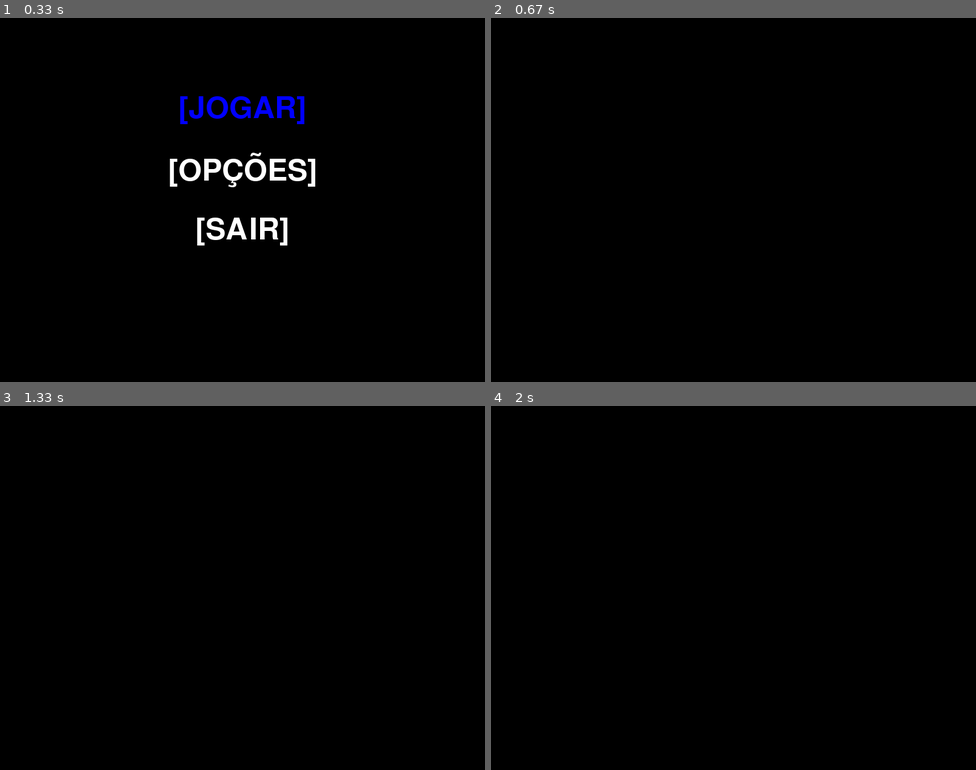
Above: before the commit, frames 1-4 (two rows, left to right).
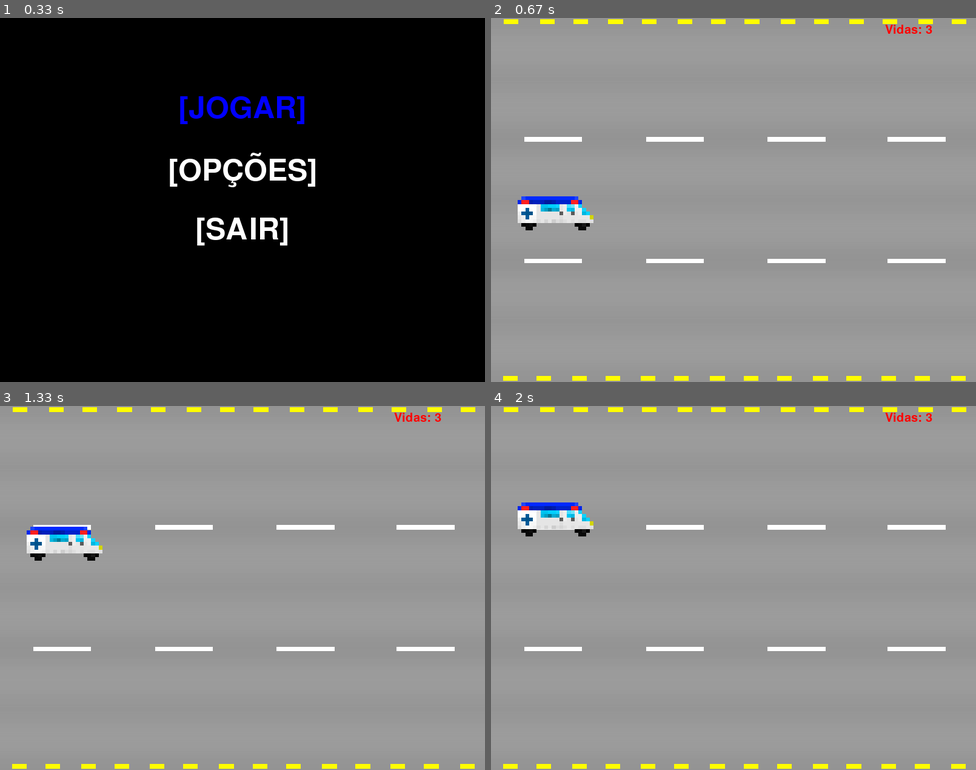
Above: after the commit, the same moments.

Repository: hlvini/vaxforce-pygame
Game: pygame game, started from py_jogoMenu.py
Same seed, same stepped clock (60 frames per second), same inputs: the game is played once before the commit and once after it.
Inputs:
- Up to frame 1 (0.33 s): no input
- Up to frame 2 (0.67 s): tap Enter at 0.33 s
- Up to frame 3 (1.33 s): hold Up 0.67-1.13 s; hold Down from 1.17 s (still down)
- Up to frame 4 (2 s): release Down at 1.47 s; hold Up 1.5-1.87 s; hold Down from 1.9 s (still down)

Frame 1 is identical in both runs. In frame 2, 100% of the frame differs, in the area x 0-100%, y 0-100%; in frame 3, 100%; in frame 4, 100%.

Commit message:
- Adicionado sprite inicial para o jogador, - Adicionado ao source os sprites dos inimigos - Criação de class para o jogador - Criação do main loop onde o jogo estará - No main loop: adicionado código referente ao movimento do jogador no mapa e inicialização da tela principal onde rodara o jogo

Diff:
--- a/py_jogoTesteGameplay.py
+++ b/py_jogoTesteGameplay.py
@@ -1,33 +1,79 @@
+# Importando libraries
 import pygame
-import sys
+import os
+import time
+import random
 
-pygame.init()
+pygame.init() # Iniciando Pygame
+pygame.font.init()  # Iniciando fontes
 
-largura = 800
-altura = 600
+# Tamanho da janela
+largura, altura = 800, 600
+display = pygame.display.set_mode((largura, altura))
+pygame.display.set_caption("Campanha Antirábica")
 
-branco = (255, 255, 255)
-preto = (0, 0, 0)
+# Carregando Sprites
+carro_img = pygame.transform.scale(pygame.image.load(os.path.join("PIXEL_ART", "carro0.png")), (200, 200))  # Player Sprite
+dog1 = pygame.image.load(os.path.join("PIXEL_ART", "dog10.png"))  # Inimigo 01
+dog2 = pygame.image.load(os.path.join("PIXEL_ART", "dog20.png"))  # Inimigo 02
+vac = pygame.image.load(os.path.join("PIXEL_ART", "vacina0.png"))  # Projétil
+bg = pygame.transform.scale(pygame.image.load(os.path.join("PIXEL_ART", "rua.png")), (largura, altura)) # Fundo COPYRIGHT: wwwdavidstenfors.com
 
-screen = pygame.display.set_mode((largura, altura))
-pygame.display.set_caption("TESTE_JOGO")
+# Player
+class Player:
+    def __init__(self, x, y, vida=1): # Definindo todas as variáveis que o jogador pode ter
+        self.x = x
+        self.y = y
+        self.vida = vida
+        self.player_img = carro_img
+        self.player_vac = vac
+        self.vac = []
+        self.cd_cont = 0.5
+        self.mask = pygame.mask.from_surface(self.player_img)
+    def draw(self, display):
+        display.blit(self.player_img, (self.x, self.y))
 
+# class Inimigo:
+#   def __init__(self, x, y, vida=1):
+#        self.x = x
+#        self.y = y
+#        self.vida = vida
+#        self.
+#        self.
+#        self.cd_cont = 0.5
+#        self.mask = pygame.mask.from_surface()
+#   def draw(self, display):
+#       display.blit( , (self.x, self.y))
 
-def main_game():
+# Main loop
+def main():
     rodando = True
+    relogio = pygame.time.Clock() # Responsável por definir o framerate
+    vidas = 3
+    fonte = pygame.font.SysFont("comicsans", 30)
+    vel_y = 5 # Velocidade de movimento do sprite do player
+
+    carro = Player(0, 200) # Posição inicial do sprite do player
+
+    def display_redraw():
+        display.blit(bg, (0, 0)) # Renderiza o BG na tela
+        display_vidas = fonte.render(f"Vidas: {vidas}", 1, (255, 0, 0)) # Renderiza o nome Vidas junto a sua respectiva variável
+        display.blit(display_vidas, (650, 10)) # pos. onde display_vidas sera mostrado na tela
+        carro.draw(display)
+
+        pygame.display.update()
+
     while rodando:
+        relogio.tick(60)
+        display_redraw()
         for event in pygame.event.get():
             if event.type == pygame.QUIT:
                 rodando = False
 
-        screen.fill(preto)
-        # Game logic goes here
+        tecla = pygame.key.get_pressed()
+        if tecla[pygame.K_UP] and carro.y - vel_y > 0 - 100:
+            carro.y -= vel_y
+        if tecla[pygame.K_DOWN] and carro.y + vel_y + carro.player_img.get_height() < altura + 50:
+            carro.y += vel_y
 
-        pygame.display.flip()
-
-    pygame.quit()
-    sys.exit()
-
-
-if __name__ == "__main__":
-    main_game()
+main()
Binary file added: PIXEL_ART/carro0.png
Binary file added: PIXEL_ART/dog10.png
Binary file added: PIXEL_ART/dog20.png
Binary file added: PIXEL_ART/rua.png
Binary file added: PIXEL_ART/vacina0.png
Not shown, added: PIXEL_ART/carro.zip
Not shown, added: PIXEL_ART/dog.zip
Not shown, added: PIXEL_ART/dog2.zip
Not shown, added: PIXEL_ART/vacina.zip
